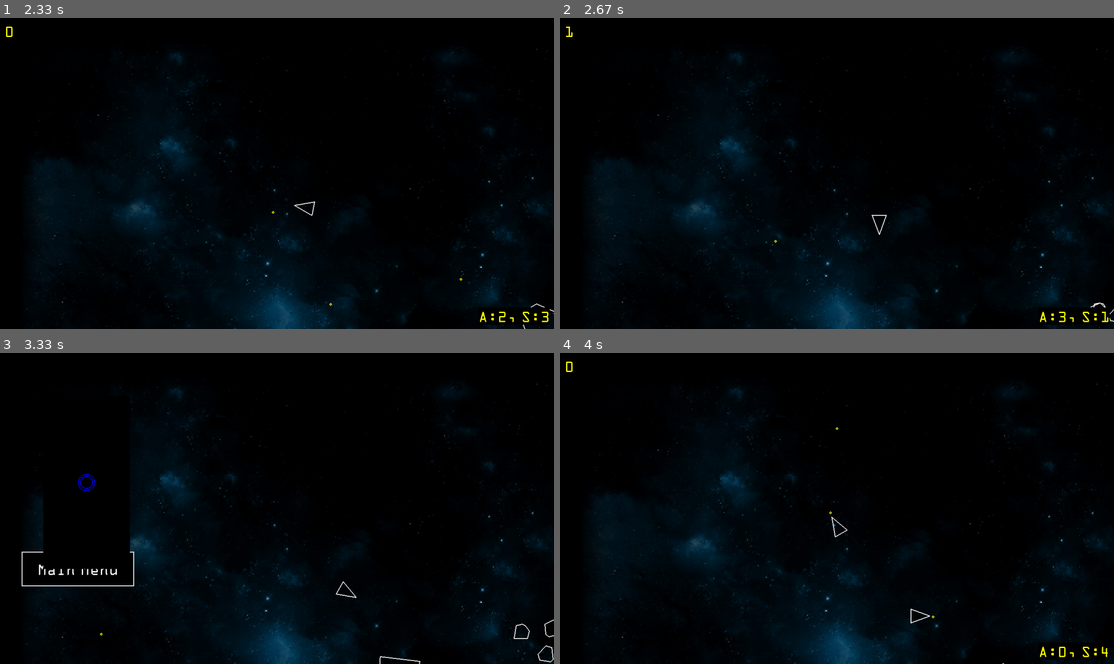
Above: before the commit, frames 1-4 (two rows, left to right).
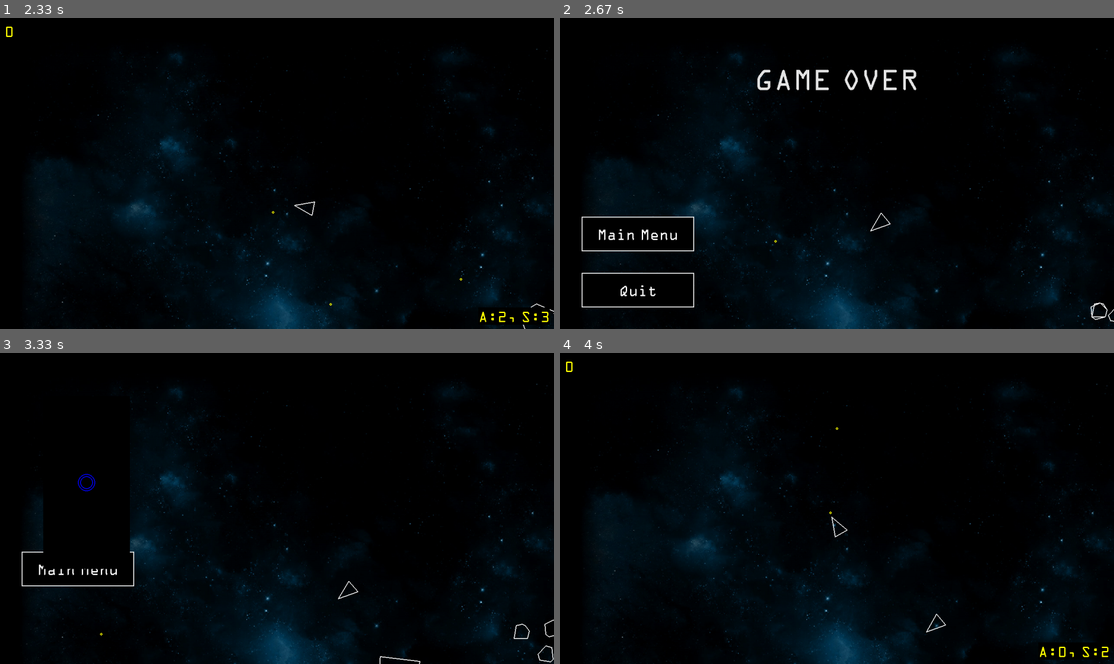
Above: after the commit, the same moments.

Repository: paulhunter/pygame-asteroids
Game: pygame game, started from main.py
The game is run twice, just before and just after one commit, with the same random seed, the same clock (stepped at 60 frames per second) and the same inputs.
Inputs (mouse positions are in pixels of both pictures, inside the frame that each line leads up to):
- Up to frame 1 (2.33 s): click "Start" at 0.38 s; tap Space at 0.67, 1.07, 1.37, 1.57, 1.9, 2.2 s; hold Right 1-1.47 s; hold Up 1.5-1.8 s; hold Right 1.83-2.3 s
- Up to frame 2 (2.67 s): hold Left from 2.33 s (still down); tap Space at 2.4 s
- Up to frame 3 (3.33 s): tap Space at 2.7 s; release Left at 2.87 s; click (77, 446) at 2.95 s; click (77, 390) at 3.28 s
- Up to frame 4 (4 s): hold Down 3.57-3.87 s; tap Space at 3.63, 3.97 s; hold Left from 3.9 s (still down)

Frame 1 is identical in both runs. In frame 2, 1.9% of the frame differs, in the area x 1-100%, y 2-99%; in frame 3, less than 0.1%; in frame 4, 0.1%.

Commit message:
Gameplay - Bound player to the play area, otherwise end the game

Diff:
--- a/asteroidfield.py
+++ b/asteroidfield.py
@@ -12,7 +12,8 @@
                     , SCREEN_WIDTH \
                     , MODIFIER_SPAWN_INTERVAL \
                     , MODIFIER_RADIUS \
-                    , MODIFIER_SPAWN_THRESHOLD_FACTOR
+                    , MODIFIER_SPAWN_THRESHOLD_FACTOR \
+                    , PLAYER_RADIUS
 
 class AsteroidField(pygame.sprite.Sprite):
     containers = None
@@ -67,6 +68,8 @@
 
         self.modifier_spawn_threshold = MODIFIER_SPAWN_INTERVAL
         self.modifier_spawn_count = 0
+        self.playArea = pygame.Rect(-PLAYER_RADIUS,-PLAYER_RADIUS,
+            SCREEN_HEIGHT+PLAYER_RADIUS, SCREEN_WIDTH+PLAYER_RADIUS)
 
 
     def spawn_asteroid(self, radius, position, velocity):
--- a/main.py
+++ b/main.py
@@ -84,9 +84,6 @@
     # all player modifiers
     state.modifiers = pygame.sprite.Group()
 
-    # Time Delta
-    dt = 0
-
     # Configure the applicable containers for the given sprite types
     # Note - As long as these are set, pygame.sprite.Sprite will automatically
     #       add them to these groups at the time of creation
@@ -125,6 +122,9 @@
     how_to_weaponModifier = ShieldModifier(100,200,pygame.Vector2(0,0))
     how_to_weaponModifier.draw(sub_canvas);
 
+    # Time Delta - in seconds
+    dt = 0.0
+
     # Game Loop
     while True:
         if state.quit:
@@ -147,17 +147,15 @@
         for a in state.asteroids:
             if state.player and state.player.collideCircle(a):
                 state.player.hit()
-                if not state.player.is_alive():
-                    state.in_menu = "END"
-                else:
+                if state.player.is_alive():
                     a.kill()
-
 
             for s in state.shots:
                 if a.circle_collision(s):
                     s.player.scoreOnAsteroidKill(a)
                     a.split()
                     s.kill()
+
 
         for m in state.modifiers:
             if state.player and state.player.collideCircle(m):
@@ -185,6 +183,13 @@
                 SCREEN_HEIGHT - 10 - asteroid_count_text.get_height())
                 )
 
+            if not state.field.playArea.collidepoint(state.player.position):
+                state.player.hit()
+
+            if not state.player.is_alive():
+                state.in_menu = "END"
+
+
         # On the title screen.
         if state.in_menu == "MAIN":
             start_button.draw(screen, font)
--- a/player.py
+++ b/player.py
@@ -117,7 +117,8 @@
     def update(self, state, dt):
         keys = pygame.key.get_pressed()
 
-        self.position += (self.velocity * dt);
+        # The player is bound to the play area within the game engine
+        self.position += (self.velocity * dt)
 
         if not self.is_alive():
             return
